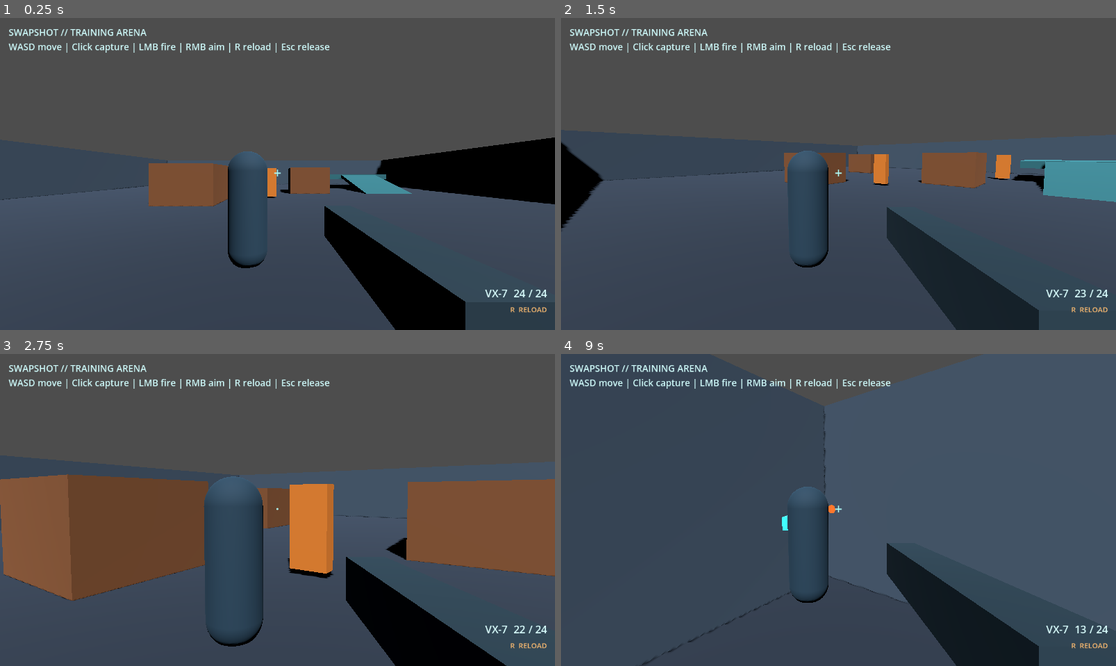
Above: before the commit, frames 1-4 (two rows, left to right).
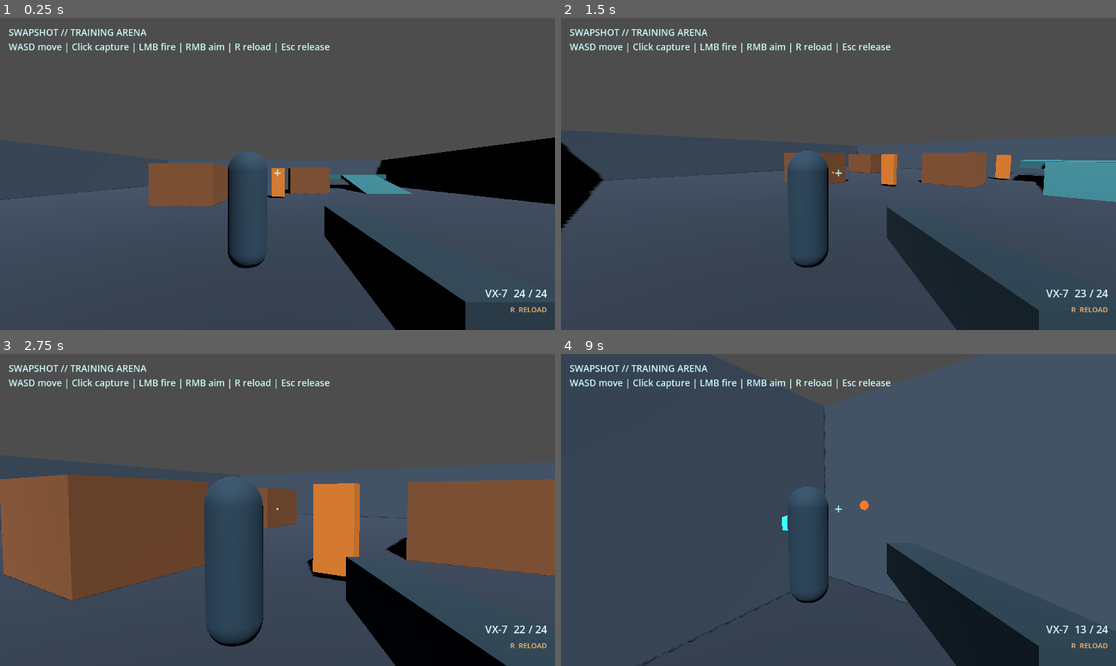
Above: after the commit, the same moments.

Repository: mishraaditya595/swapshot
Game: Godot game, scene res://scenes/main.tscn
Two runs of this game, one before a commit and one after it. Both use one fixed random seed, a clock stepped at 60 frames per second and the inputs below.
Inputs (mouse positions are in pixels of both pictures, inside the frame that each line leads up to):
- Up to frame 1 (0.25 s): no input
- Up to frame 2 (1.5 s): tap Enter at 0.5 s; move the mouse to (960, 158) at 0.52 s; hold D (move_right) 0.53-1.28 s; hold Right mouse button (aim) 0.53-1.28 s; click (960, 158) at 0.8 s; move the mouse to (810, 174) at 1.27 s; hold W (move_forward) from 1.28 s (still down); click (810, 174) at 1.35 s
- Up to frame 3 (2.75 s): keep holding W (move_forward); right-click (249, 510) at 1.55 s; move the mouse to (288, 503) at 2.02 s; hold Right mouse button (aim) from 2.03 s (still down); click (288, 503) at 2.3 s
- Up to frame 4 (9 s): move the mouse to (832, 516) at 2.77 s; release Right mouse button (aim) at 2.78 s; click (832, 516) at 2.85 s; right-click (832, 516) at 3.05 s; move the mouse to (877, 513) at 3.52 s; hold Right mouse button (aim) 3.53-4.28 s; click (877, 513) at 3.8 s; move the mouse to (794, 506) at 4.27 s; click (794, 506) at 4.35 s; right-click (794, 506) at 4.55 s; move the mouse to (844, 510) at 5.02 s; hold Right mouse button (aim) 5.03-5.78 s; click (844, 510) at 5.3 s; move the mouse to (816, 503) at 5.77 s; release W (move_forward) at 5.78 s; hold D (move_right) 5.78-6.53 s; click (816, 503) at 5.85 s; right-click (816, 503) at 6.05 s; move the mouse to (866, 510) at 6.52 s; hold Right mouse button (aim) 6.53-7.28 s; hold W (move_forward) 6.53-8.78 s; click (866, 510) at 6.8 s; move the mouse to (810, 510) at 7.27 s; click (810, 510) at 7.35 s; right-click (810, 510) at 7.55 s; move the mouse to (849, 503) at 8.02 s; hold Right mouse button (aim) 8.03-8.78 s; click (849, 503) at 8.3 s; move the mouse to (832, 516) at 8.77 s; hold A (move_left) from 8.78 s (still down); click (832, 516) at 8.85 s

The runs differ from the first frame. In frame 1, 0.2% of the frame differs, in the area x 48-52%, y 48-58%; in frame 2, 0.3%; in frame 3, 2.8%, in the area x 51-65%, y 41-73%; in frame 4, less than 0.1%.

Commit message:
MS-02: tune camera-aligned targets, ADS spread and muzzle-cover regression

Diff:
--- a/scenes/enemies/target_dummy.tscn
+++ b/scenes/enemies/target_dummy.tscn
@@ -14,6 +14,7 @@
 size = Vector3(0.85, 1.8, 0.35)
 
 [node name="TargetDummy" type="StaticBody3D"]
+max_health = 100.0
 script = ExtResource("1_dummy")
 
 [node name="MeshInstance3D" type="MeshInstance3D" parent="."]
--- a/scenes/levels/greybox_arena.tscn
+++ b/scenes/levels/greybox_arena.tscn
@@ -158,7 +158,7 @@
 position = Vector3(0, 1.1, 10.5)
 
 [node name="TargetNear" parent="." instance=ExtResource("2_target")]
-position = Vector3(0, 1.0, 1.0)
+position = Vector3(0.55, 1.0, 1.0)
 
 [node name="TargetFar" parent="." instance=ExtResource("2_target")]
 position = Vector3(5.0, 1.0, -8.0)
--- a/scenes/weapons/vx7.tscn
+++ b/scenes/weapons/vx7.tscn
@@ -21,6 +21,7 @@
 height = 0.22
 
 [node name="VX7" type="Node3D"]
+process_physics_priority = 20
 script = ExtResource("1_rifle")
 
 [node name="RifleMesh" type="MeshInstance3D" parent="."]
--- a/scripts/vx7_rifle.gd
+++ b/scripts/vx7_rifle.gd
@@ -118,6 +118,13 @@
     var origin: Vector3 = camera.global_position
     var muzzle_point: Vector3 = muzzle.global_position
     var forward: Vector3 = -camera.global_basis.z
+    # First-person/ADS cone is narrower, with one sample per fired round.
+    # Hit detection remains based on camera projection before muzzle checks.
+    var spread: float = deg_to_rad(ads_spread_degrees if is_aiming else hip_spread_degrees)
+    if spread > 0.0:
+        var yaw: float = tan(randf_range(-spread, spread))
+        var pitch: float = tan(randf_range(-spread, spread))
+        forward = (forward + camera.global_basis.x * yaw + camera.global_basis.y * pitch).normalized()
     # Center-camera ray defines the point under the crosshair.
     var crosshair_hit: Dictionary = _ray(origin, origin + forward * range_meters)
     var aim_point: Vector3 = (
--- a/tests/ms02_rifle_smoke.gd
+++ b/tests/ms02_rifle_smoke.gd
@@ -78,7 +78,8 @@
     barrier.name = "TestCloseCover"
     var shape := CollisionShape3D.new()
     var blocker := BoxShape3D.new()
-    blocker.size = Vector3(1.2, 1.2, 0.2)
+    # The narrow block covers the muzzle line without covering the camera ray.
+    blocker.size = Vector3(0.35, 1.2, 0.2)
     shape.shape = blocker
     barrier.add_child(shape)
     arena.add_child(barrier)
Not shown: 1 places in scenes/weapons/vx7.tscn that only renumber resources
